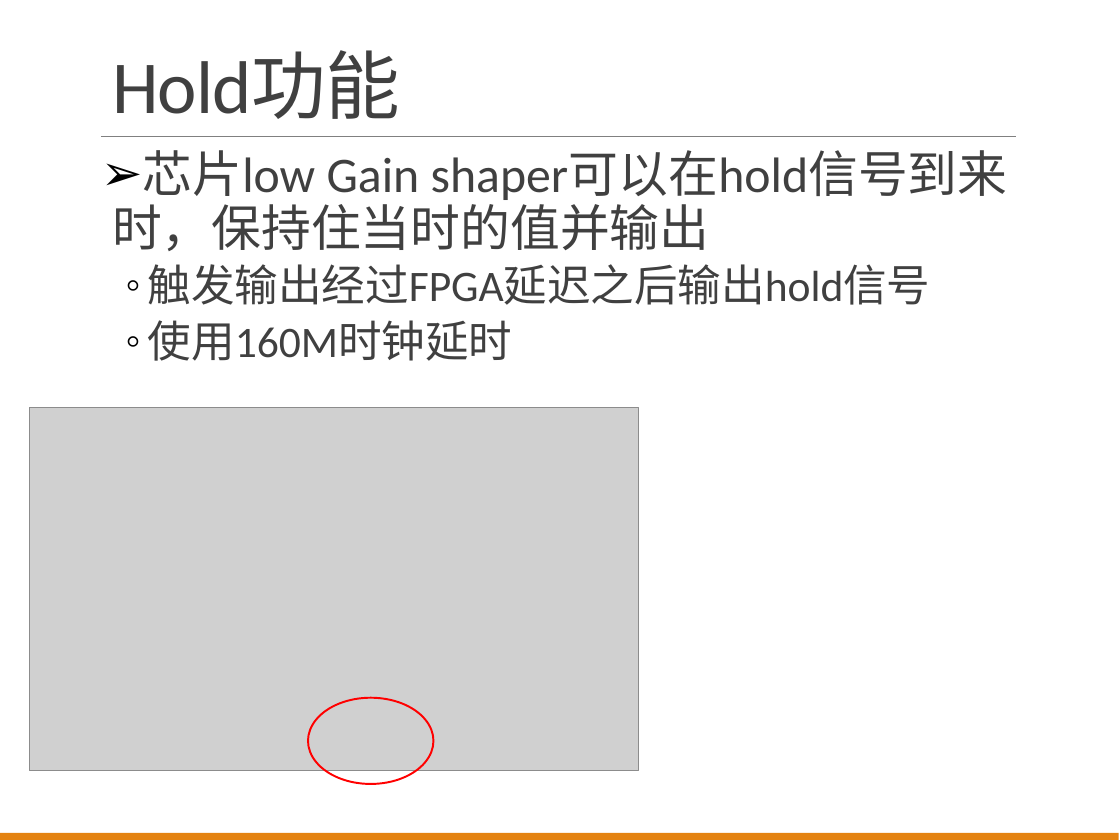
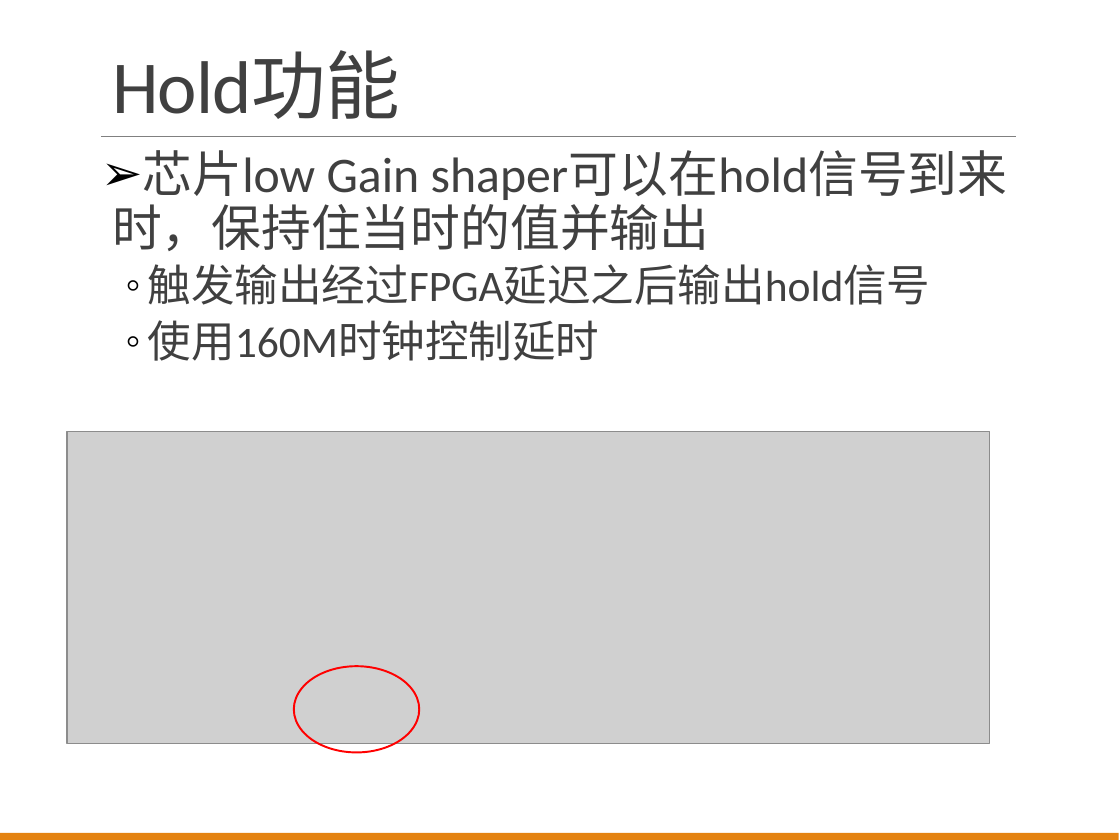
Before and after one commit to wyu0725/SDHCAL_DAQ, a slide deck: slide 3 of Slides/SDHCAL_Report_20170621.pptx. Drawn at 1120x840 pixels with LibreOffice and Linux fonts; fonts in the diff are those of the drawing; grey boxes stand for pictures. Boxes give left, top, right and bottom in pixels: in the first picture for what was removed or moved away, otherwise in the second. Text is boxed around its words. In the diff, an @@ line names an element or a change of style, - is before the commit and + after.

```diff
--- a/Slides/SDHCAL_Report_20170621.pptx
+++ b/Slides/SDHCAL_Report_20170621.pptx
@@ text at box(148, 320, 599, 361): text changed @@
-  ◦ 使用160M时钟延时
+  ◦ 使用160M时钟控制延时
@@ picture: place and size @@
-picture at box(29, 408, 638, 772)
+picture at box(67, 431, 990, 743)
@@ ellipse: place and size @@
-ellipse at box(308, 698, 433, 784)
+ellipse at box(293, 666, 419, 753)
```
Also in this commit, not shown: 8 other slides changed, 3 slides added, 1 slide removed.
